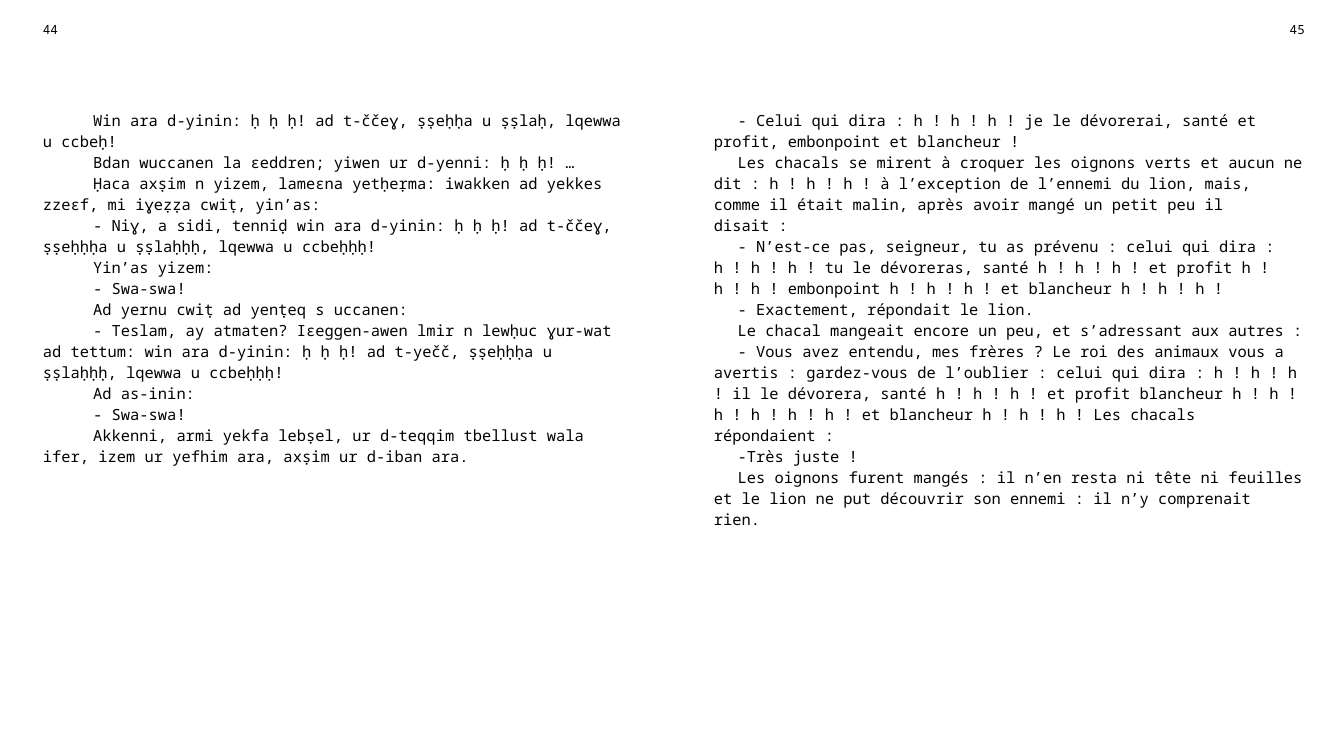
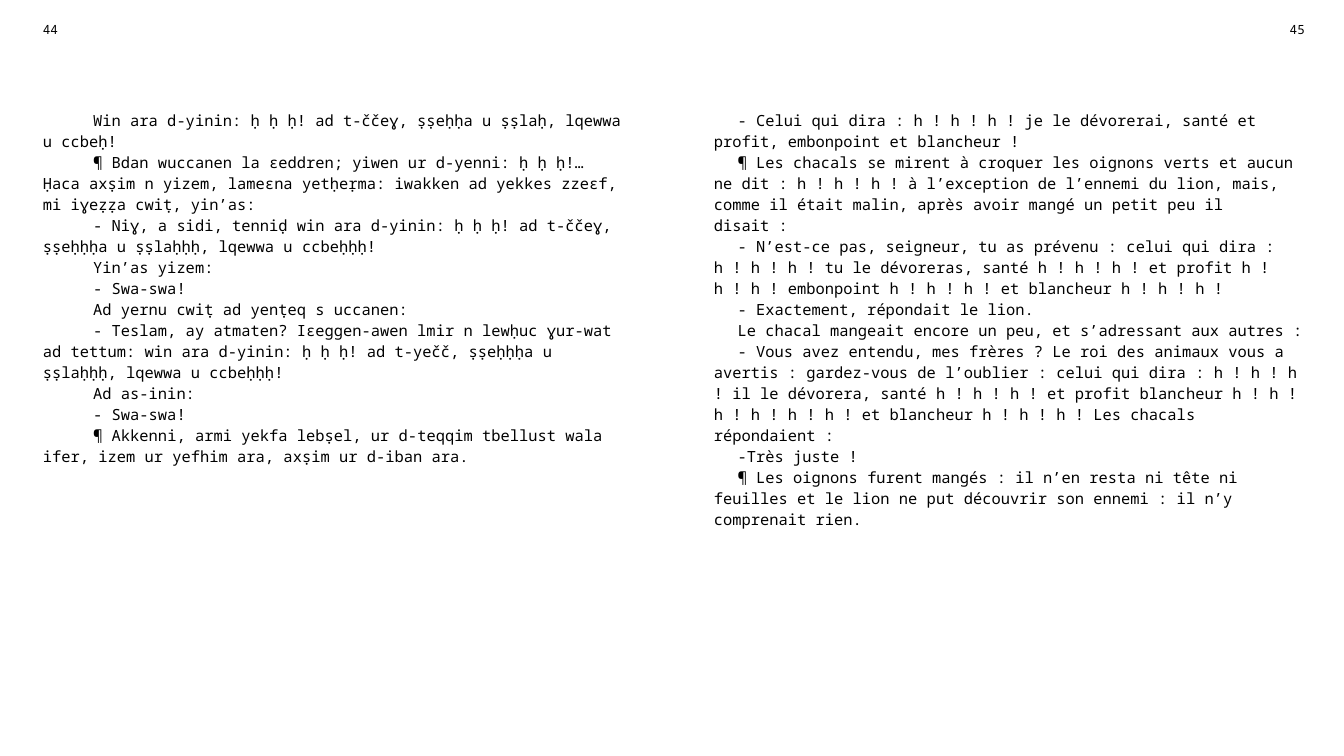
Before and after one commit to sferhah/tamacahut_n_wuccen, a slide deck: slide 16 of Uccen.ConsoleApp/uccen.pptx. Drawn at 1344x756 pixels with LibreOffice and Linux fonts; fonts in the diff are those of the drawing. Boxes give left, top, right and bottom in pixels: in the first picture for what was removed or moved away, otherwise in the second. Text is boxed around its words. In the diff, an @@ line names an element or a change of style, - is before the commit and + after.

```diff
--- a/Uccen.ConsoleApp/uccen.pptx
+++ b/Uccen.ConsoleApp/uccen.pptx
@@ table at [32, 16, 1315, 729] @@
-row 3, column 1: Win ara d-yinin: ḥ ḥ ḥ! ad t-ččeɣ, ṣṣeḥḥa u ṣṣlaḥ, lqewwa u ccbeḥ! / Bdan wuccanen la ɛeddren; yiwen ur d-yenni: ḥ ḥ ḥ! … / Ḥaca axṣim n yizem, lameɛna yetḥeṛma: iwakken ad yekkes zzeɛf, mi iɣeẓẓa cwiṭ, yin’as: / - Niɣ, a sidi, tenniḍ win ara d-yinin: ḥ ḥ ḥ! ad t-ččeɣ, ṣṣeḥḥḥa u ṣṣlaḥḥḥ, lqewwa u ccbeḥḥḥ! / Yin’as yizem: / - Swa-swa! / Ad yernu cwiṭ ad yenṭeq s uccanen: / - Teslam, ay atmaten? Iɛeggen-awen lmir n lewḥuc ɣur-wat ad tettum: win ara d-yinin: ḥ ḥ ḥ! ad t-yečč, ṣṣeḥḥḥa u ṣṣlaḥḥḥ, lqewwa u ccbeḥḥḥ! / Ad as-inin: / - Swa-swa! / Akkenni, armi yekfa lebṣel, ur d-teqqim tbellust wala ifer, izem ur yefhim ara, axṣim ur d-iban ara.
+row 3, column 1: Win ara d-yinin: ḥ ḥ ḥ! ad t-ččeɣ, ṣṣeḥḥa u ṣṣlaḥ, lqewwa u ccbeḥ! / ¶ Bdan wuccanen la ɛeddren; yiwen ur d-yenni: ḥ ḥ ḥ!… Ḥaca axṣim n yizem, lameɛna yetḥeṛma: iwakken ad yekkes zzeɛf, mi iɣeẓẓa cwiṭ, yin’as: / - Niɣ, a sidi, tenniḍ win ara d-yinin: ḥ ḥ ḥ! ad t-ččeɣ, ṣṣeḥḥḥa u ṣṣlaḥḥḥ, lqewwa u ccbeḥḥḥ! / Yin’as yizem: / - Swa-swa! / Ad yernu cwiṭ ad yenṭeq s uccanen: / - Teslam, ay atmaten? Iɛeggen-awen lmir n lewḥuc ɣur-wat ad tettum: win ara d-yinin: ḥ ḥ ḥ! ad t-yečč, ṣṣeḥḥḥa u ṣṣlaḥḥḥ, lqewwa u ccbeḥḥḥ! / Ad as-inin: / - Swa-swa! / ¶ Akkenni, armi yekfa lebṣel, ur d-teqqim tbellust wala ifer, izem ur yefhim ara, axṣim ur d-iban ara.
-row 3, column 3: - Celui qui dira : h ! h ! h ! je le dévorerai, santé et profit, embonpoint et blancheur ! / Les chacals se mirent à croquer les oignons verts et aucun ne dit : h ! h ! h ! à l’exception de l’ennemi du lion, mais, comme il était malin, après avoir mangé un petit peu il disait : / - N’est-ce pas, seigneur, tu as prévenu : celui qui dira : h ! h ! h ! tu le dévoreras, santé h ! h ! h ! et profit h ! h ! h ! embonpoint h ! h ! h ! et blancheur h ! h ! h ! / - Exactement, répondait le lion. / Le chacal mangeait encore un peu, et s’adressant aux autres : / - Vous avez entendu, mes frères ? Le roi des animaux vous a avertis : gardez-vous de l’oublier : celui qui dira : h ! h ! h ! il le dévorera, santé h ! h ! h ! et profit blancheur h ! h ! h ! h ! h ! h ! et blancheur h ! h ! h ! Les chacals répondaient : / -Très juste ! / Les oignons furent mangés : il n’en resta ni tête ni feuilles et le lion ne put découvrir son ennemi : il n’y comprenait rien.
+row 3, column 3: - Celui qui dira : h ! h ! h ! je le dévorerai, santé et profit, embonpoint et blancheur ! / ¶ Les chacals se mirent à croquer les oignons verts et aucun ne dit : h ! h ! h ! à l’exception de l’ennemi du lion, mais, comme il était malin, après avoir mangé un petit peu il disait : / - N’est-ce pas, seigneur, tu as prévenu : celui qui dira : h ! h ! h ! tu le dévoreras, santé h ! h ! h ! et profit h ! h ! h ! embonpoint h ! h ! h ! et blancheur h ! h ! h ! / - Exactement, répondait le lion. / Le chacal mangeait encore un peu, et s’adressant aux autres : / - Vous avez entendu, mes frères ? Le roi des animaux vous a avertis : gardez-vous de l’oublier : celui qui dira : h ! h ! h ! il le dévorera, santé h ! h ! h ! et profit blancheur h ! h ! h ! h ! h ! h ! et blancheur h ! h ! h ! Les chacals répondaient : / -Très juste ! / ¶ Les oignons furent mangés : il n’en resta ni tête ni feuilles et le lion ne put découvrir son ennemi : il n’y comprenait rien.
```
Also in this commit, not shown: 6 other slides changed, 1 other file.
